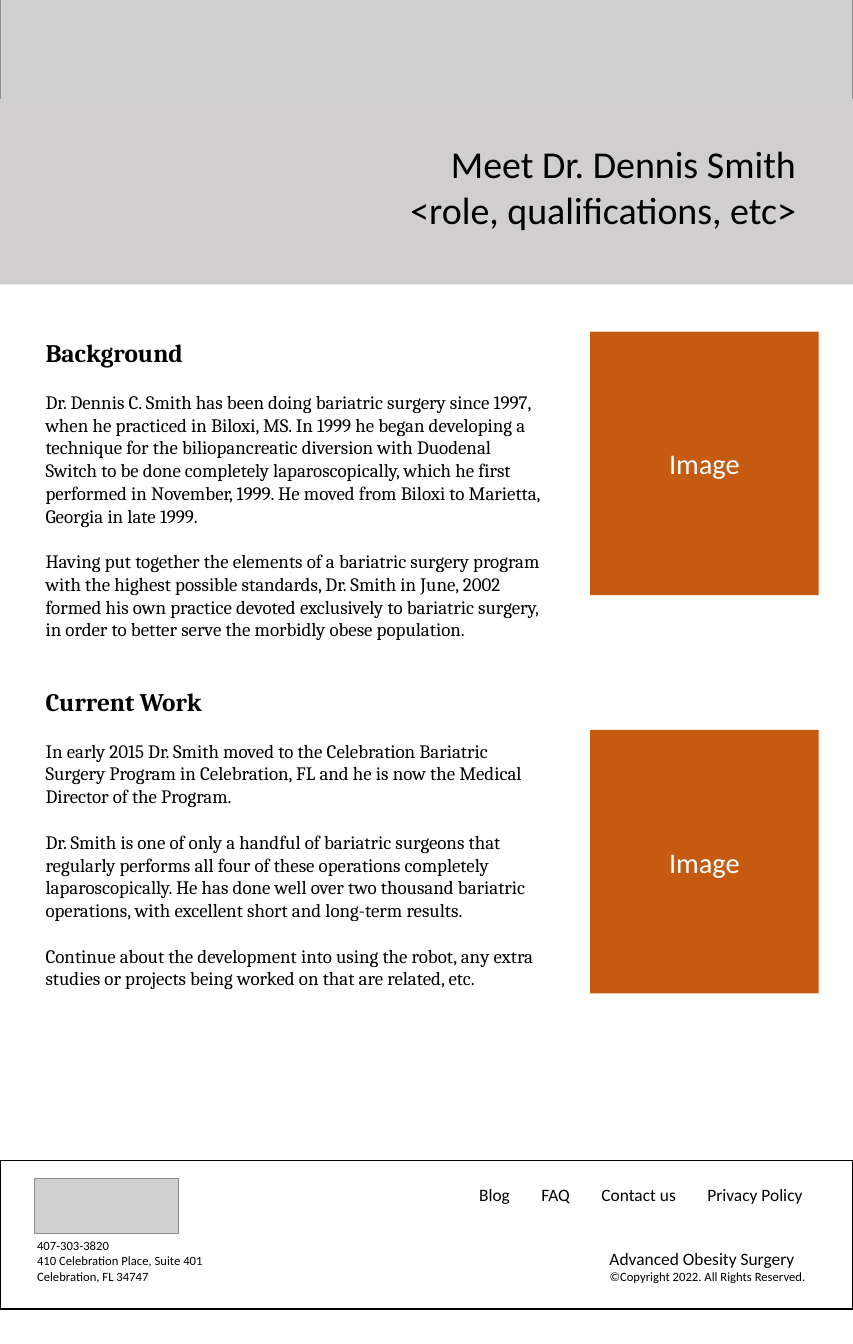
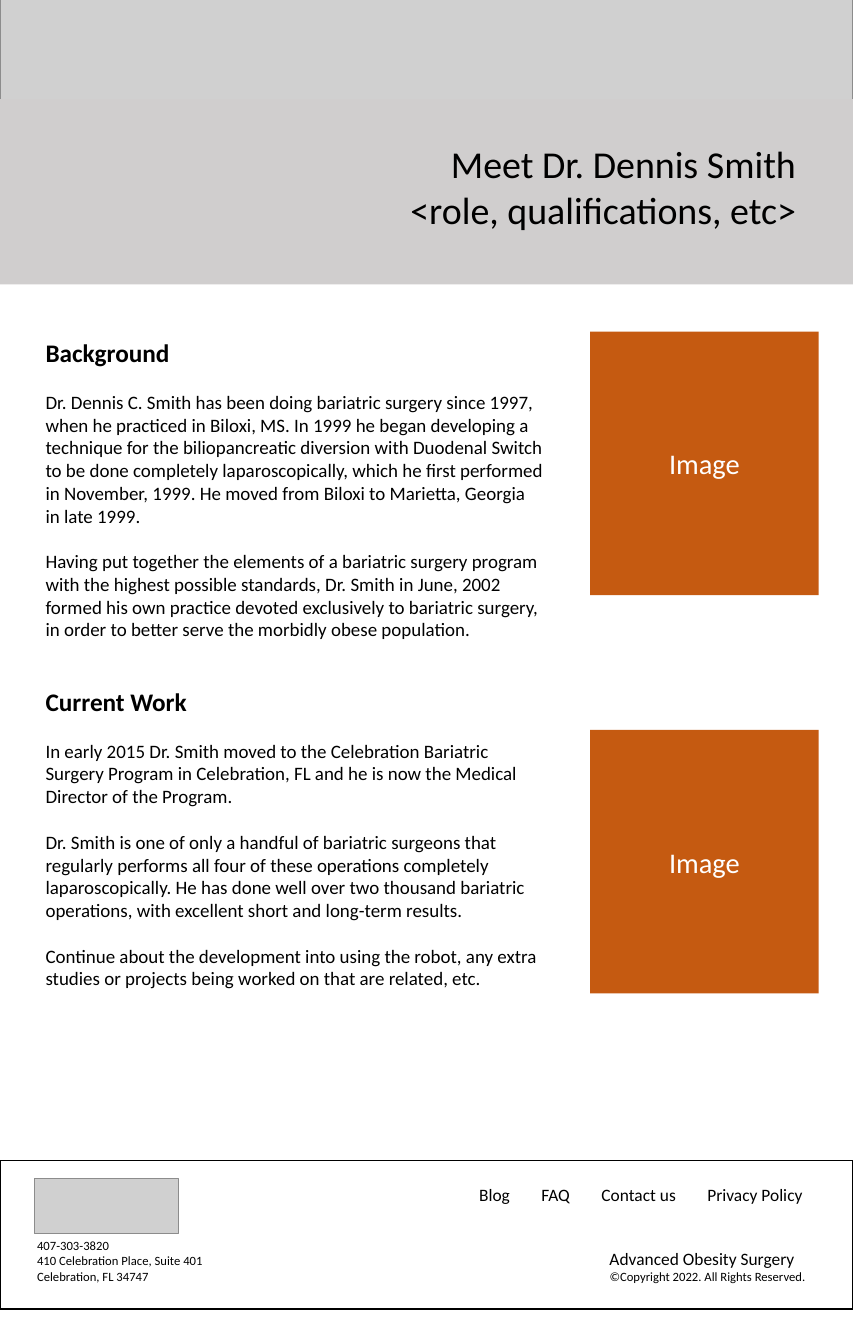
Before and after one commit to audcsm/aos-site, a slide deck: slide 3 of Website Design Tools.pptx. Drawn at 853x1344 pixels with LibreOffice and Linux fonts; fonts in the diff are those of the drawing; grey boxes stand for pictures. Boxes give left, top, right and bottom in pixels: in the first picture for what was removed or moved away, otherwise in the second. Text is boxed around its words. In the diff, an @@ line names an element or a change of style, - is before the commit and + after.

Commit message:
Designed and created "Meet Dr. Smith" page

```diff
--- a/Website Design Tools.pptx
+++ b/Website Design Tools.pptx
@@ text "Background" at (x1=46, y1=344, x2=542, y2=989): font Cambria to Calibri @@
```
Also in this commit, not shown: 1 other slide changed, 4 other files.
